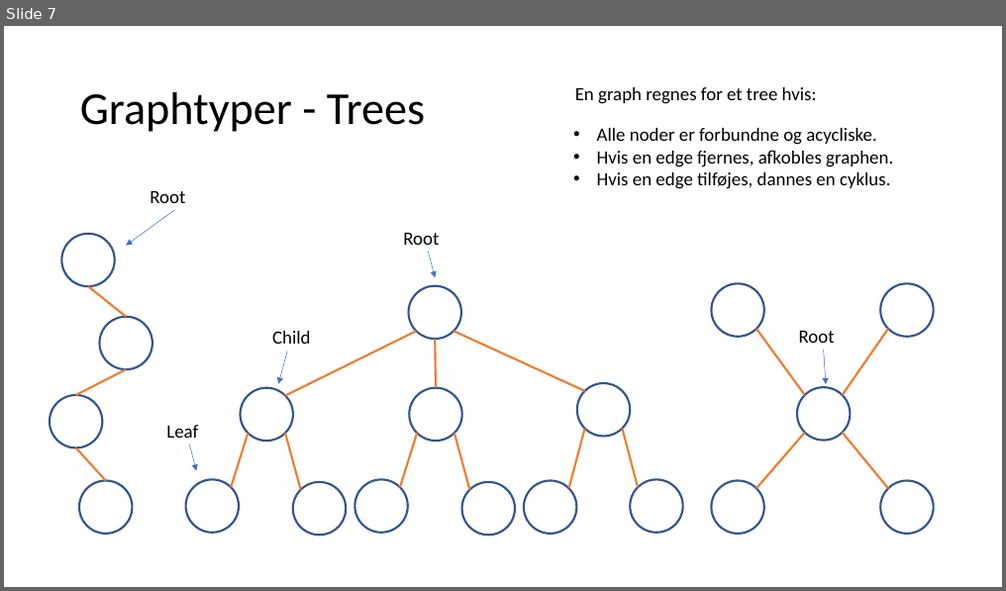
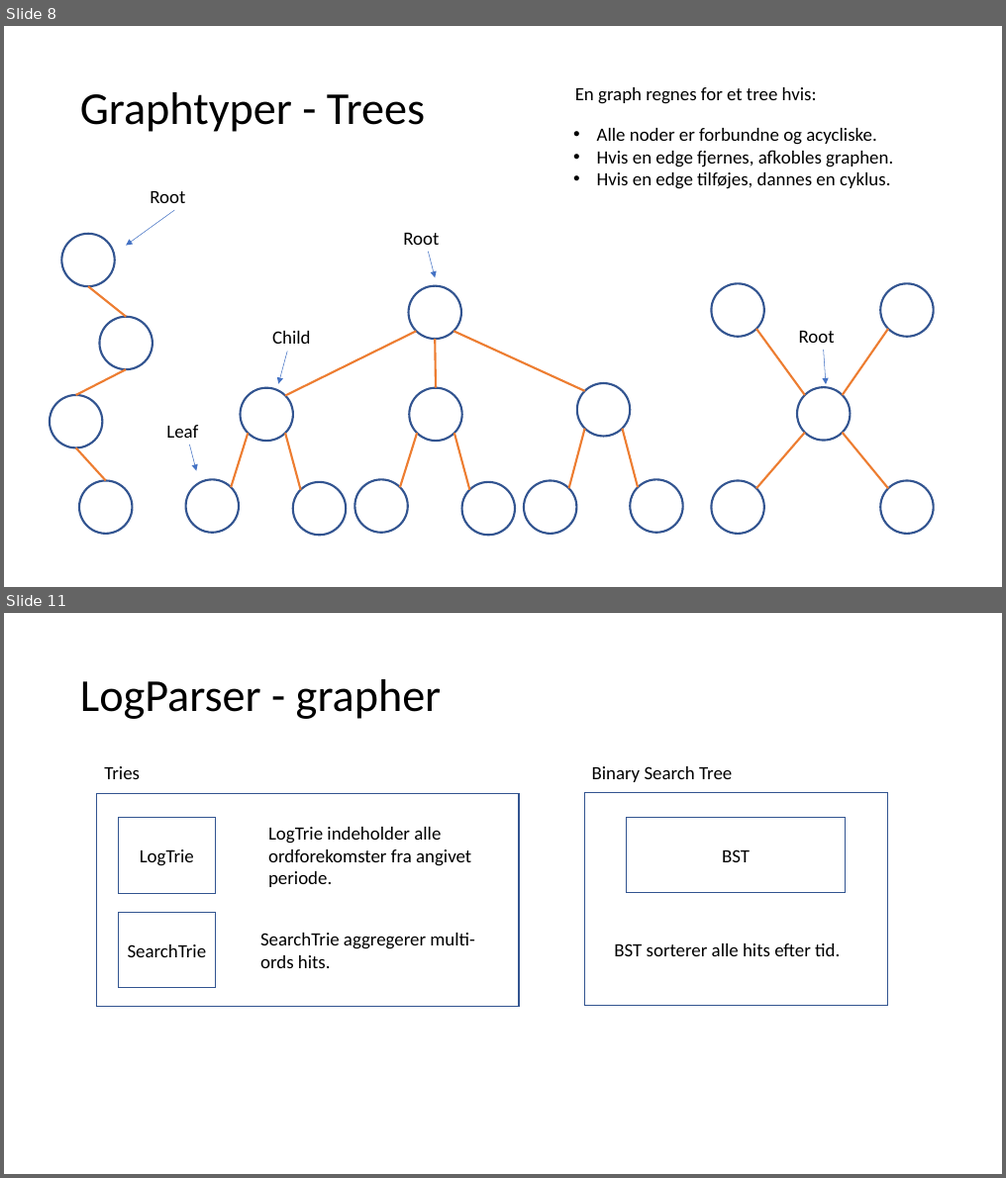
Before and after one commit to FaderVader/CPH_Afgangsprojekt_2022, a slide deck: LogSearcher.pptx. Shown one above the other, each under a label of ours: slide 7 before the commit, slides 8 and 11 after it; the slides between them are not shown. The pictures are 1006x591 and 1006x1178 pixels, drawn with LibreOffice and Linux fonts; fonts in the diff are those of the drawing. Boxes give left, top, right and bottom in pixels: in the first picture for what was removed or moved away, otherwise in the second. Text is boxed around its words. In the diff, an @@ line names an element or a change of style, - is before the commit and + after.

```diff
--- a/LogSearcher.pptx
+++ b/LogSearcher.pptx
@@ slide 11 added at <box>4,613,1002,1174</box>, background #FFFFFF @@
@@ title added at <box>80,679,442,719</box>, 44 pt, text #000000 @@
+LogParser - grapher
@@ text added at <box>104,766,140,779</box>, 18 pt, text #000000 @@
+Tries
@@ text added at <box>592,766,732,782</box>, 18 pt, text #000000 @@
+Binary Search Tree
@@ rectangle added at <box>97,793,519,1006</box>, outline #325491 1 pt @@
@@ rectangle added at <box>119,818,215,894</box>, outline #325491 1 pt, 18 pt, text #000000 @@
+LogTrie
@@ rectangle added at <box>584,793,887,1006</box>, outline #325491 1 pt @@
@@ rectangle added at <box>626,817,846,893</box>, outline #325491 1 pt, 18 pt, text #000000 @@
+BST
@@ text added at <box>268,827,471,887</box>, 18 pt, text #000000 @@
+LogTrie indeholder alle ordforekomster fra angivet periode.
@@ rectangle added at <box>119,912,215,988</box>, outline #325491 1 pt, 18 pt, text #000000 @@
+SearchTrie
@@ text added at <box>260,933,475,968</box>, 18 pt, text #000000 @@
+SearchTrie aggregerer multi-ords hits.
@@ text added at <box>614,944,840,957</box>, 18 pt, text #000000 @@
+BST sorterer alle hits efter tid.
@@ what was slide 7 is now slide 8 @@
```
Also in this commit, not shown: 2 slides changed, 5 other slides added.
